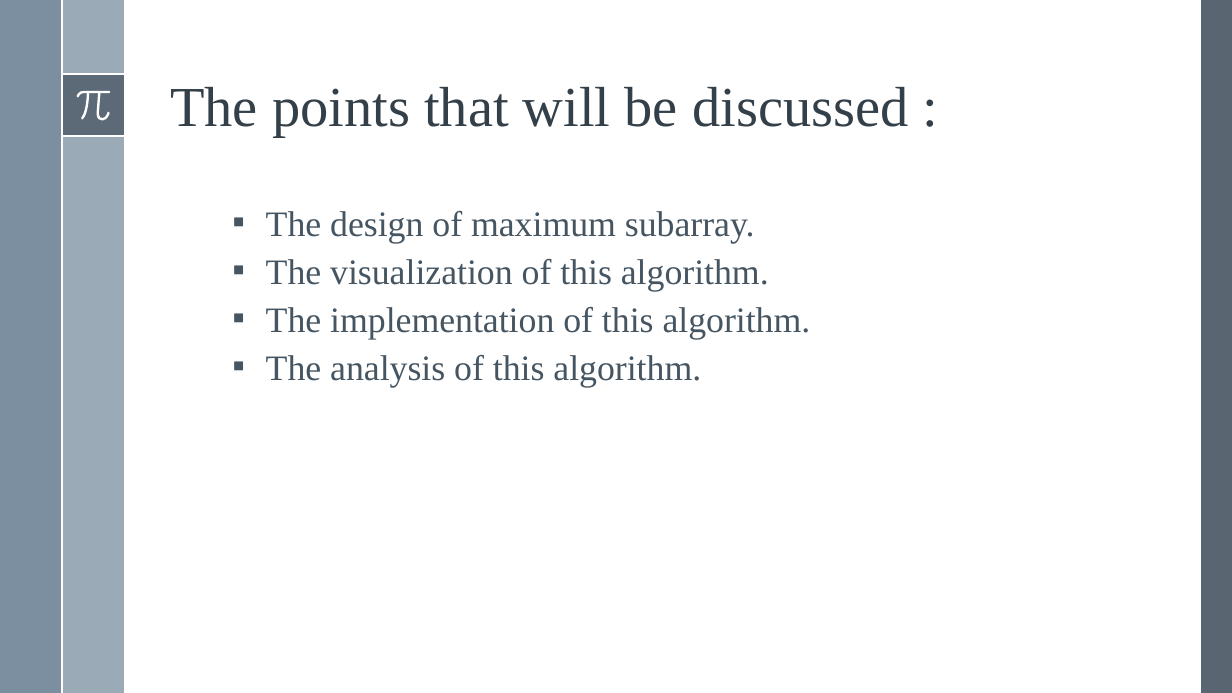
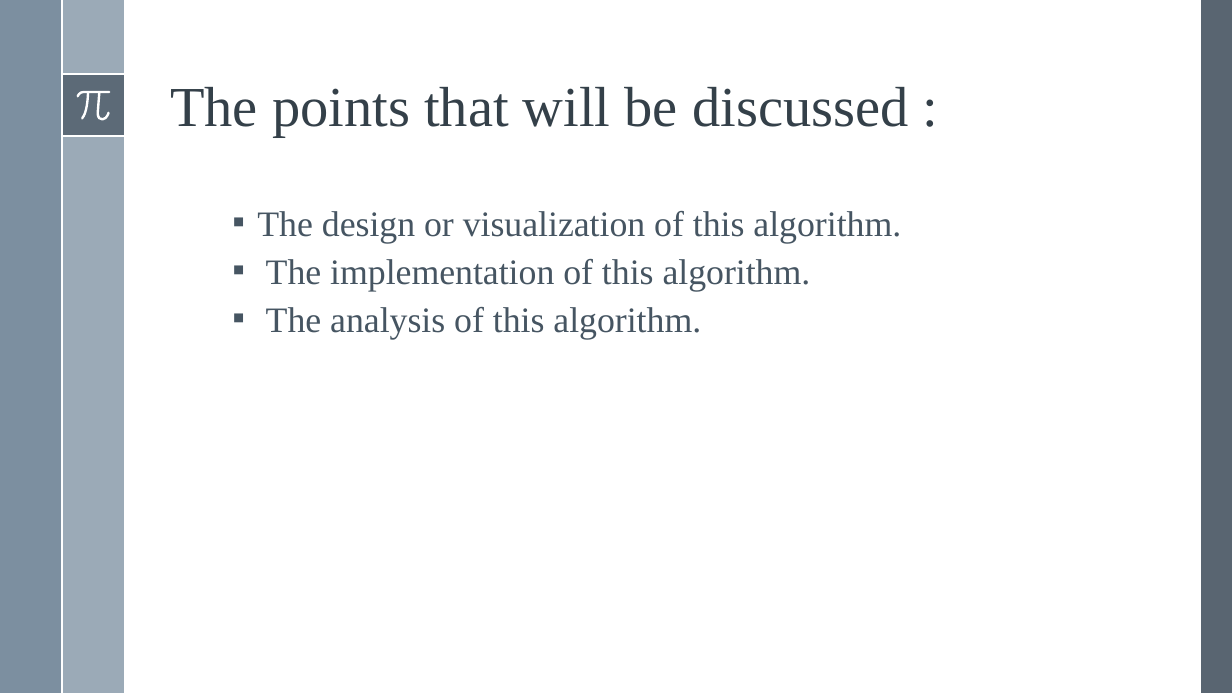
Before and after one commit to MalakMuhammadd/Algo-Proj, a slide deck: slide 2 of powerpoint/Analysis And Design Of Algorithms.pptx. Drawn at 1232x693 pixels with LibreOffice and Linux fonts; fonts in the diff are those of the drawing. Boxes give left, top, right and bottom in pixels: in the first picture for what was removed or moved away, otherwise in the second. Text is boxed around its words. In the diff, an @@ line names an element or a change of style, - is before the commit and + after.

```diff
--- a/powerpoint/Analysis And Design Of Algorithms.pptx
+++ b/powerpoint/Analysis And Design Of Algorithms.pptx
@@ text at (257, 211, 901, 244): text changed @@
-▪ The design of maximum subarray.
-▪ The visualization of this algorithm.
+▪ The design or visualization of this algorithm.
```
Also in this commit, not shown: 3 other slides changed, 1 other file.
